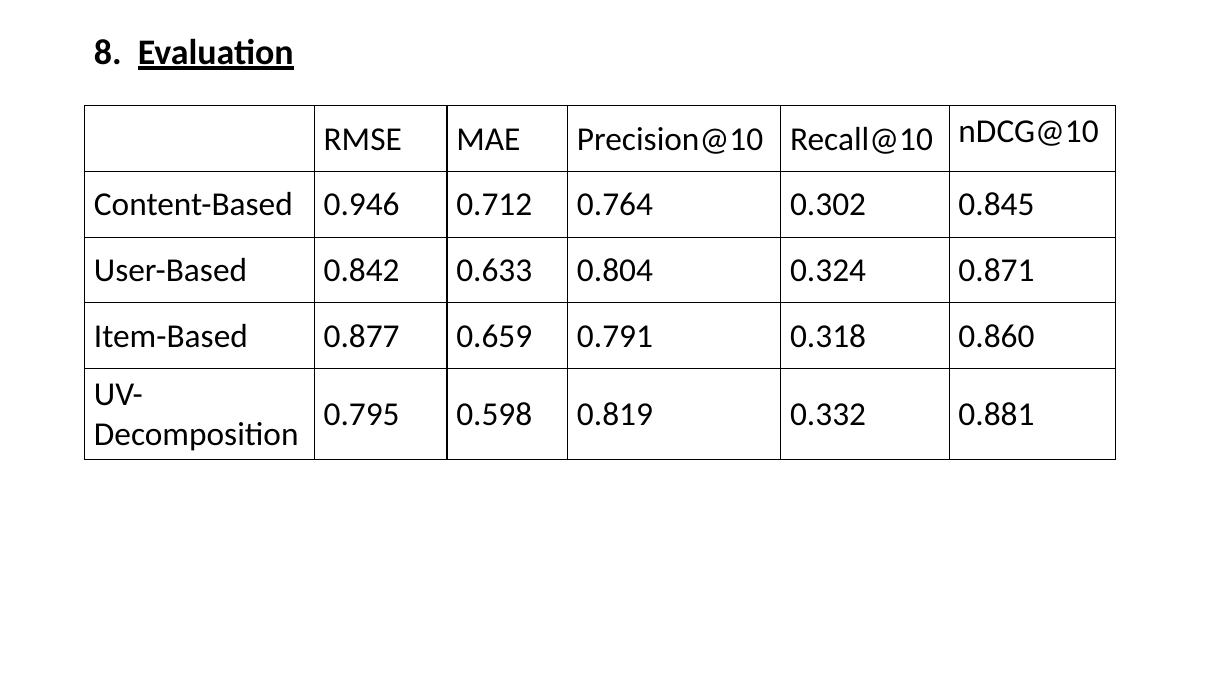
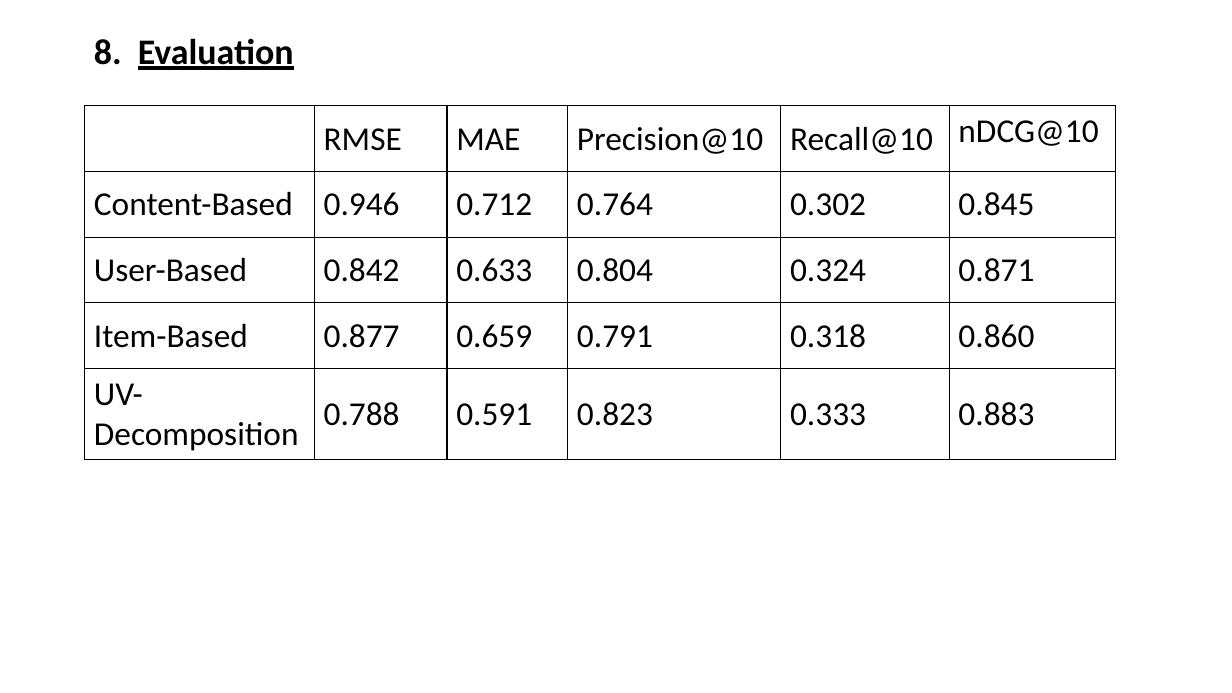
Before and after one commit to BillyGeros94/movie-recommendation-system, a slide deck: slide 11 of presentation/Recommender Presentation.pptx. Drawn at 1232x693 pixels with LibreOffice and Linux fonts; fonts in the diff are those of the drawing. Boxes give left, top, right and bottom in pixels: in the first picture for what was removed or moved away, otherwise in the second. Text is boxed around its words. In the diff, an @@ line names an element or a change of style, - is before the commit and + after.

Commit message:
Update presentation

```diff
--- a/presentation/Recommender Presentation.pptx
+++ b/presentation/Recommender Presentation.pptx
@@ table at bbox=[85, 106, 1117, 458] @@
-row 5: UV-Decomposition | 0.795 | 0.598 | 0.819 | 0.332 | 0.881
+row 5: UV-Decomposition | 0.788 | 0.591 | 0.823 | 0.333 | 0.883
```
